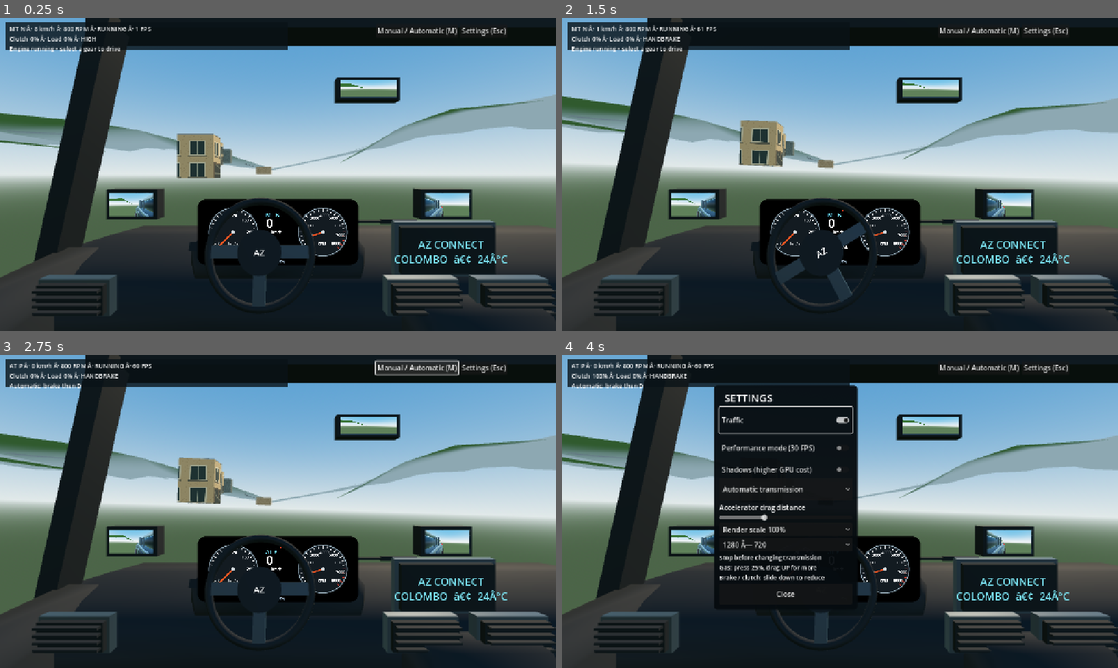
Above: before the commit, frames 1-4 (two rows, left to right).
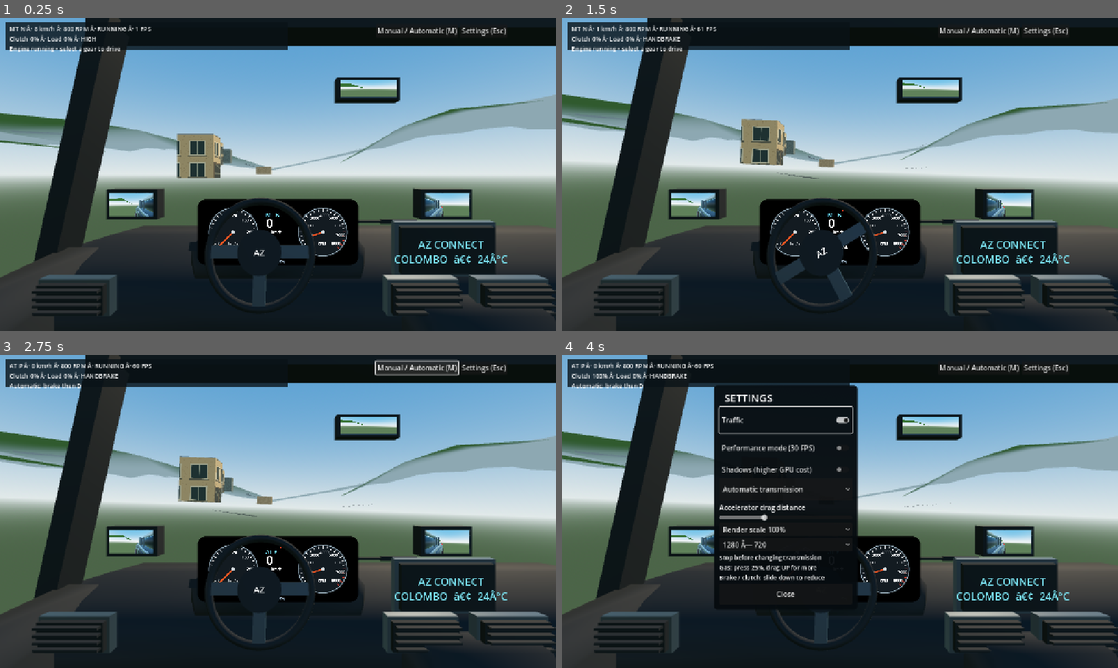
Above: after the commit, the same moments.

Repository: Mhd-Azeem/WebToApp
Game: Godot game, scene res://scenes/akurana.tscn
Two runs of this game, one before a commit and one after it. Both use one fixed random seed, a clock stepped at 60 frames per second and the inputs below.
Inputs (mouse positions are in pixels of both pictures, inside the frame that each line leads up to):
- Up to frame 1 (0.25 s): no input
- Up to frame 2 (1.5 s): tap Enter at 0.5 s; move the mouse to (962, 158) at 0.52 s; hold D 0.53-1.25 s; hold Shift 0.53-1.25 s; click (962, 158) at 0.67 s; tap Space at 0.77 s; drag from (728, 190) to (812, 237) at 1.27 s
- Up to frame 3 (2.75 s): click "Manual / Automatic (M)" at 2 s
- Up to frame 4 (4 s): click "Settings (Esc)" at 2.75 s; click "Traffic" at 3.5 s

The runs differ from the first frame. In frame 1, less than 0.1% of the frame differs, in the area x 45-66%, y 41-48%; in frame 2, 1.3%; in frame 3, 1.4%, in the area x 0-98%, y 20-60%; in frame 4, 0.6%.

Commit message:
Find road-aligned Akurana spawn and make road surfaces visible above terrain

Diff:
--- a/az-car-3d/scripts/akurana_world.gd
+++ b/az-car-3d/scripts/akurana_world.gd
@@ -6,6 +6,7 @@
 const GRID_SIZE = 25
 const HALF_SIZE = 640.0
 var heights: PackedByteArray = PackedByteArray()
+var mapped_roads: Array = []
 
 func _ready() -> void:
 	var raw := FileAccess.get_file_as_string(DATA)
@@ -18,9 +19,40 @@
 		push_error("Invalid Akurana height grid")
 		return
 	_generate_terrain()
-	_generate_roads(parsed.get("roads", []))
+	mapped_roads = parsed.get("roads", [])
+	_generate_roads(mapped_roads)
 	_generate_buildings(parsed.get("buildings", []))
 	G.label(self, "AKURANA - SRI LANKA", Vector3(-150, 37, 40), 24)
+
+
+func road_spawn_near(point: Vector2 = Vector2(-113.0, 25.0)) -> Dictionary:
+	# Project onto the nearest mapped road segment instead of spawning in a field.
+	var best_distance := INF
+	var best_point := Vector2.ZERO
+	var best_heading := 0.0
+	var best_width := 0.0
+	for feature in mapped_roads:
+		if not feature is Array or feature.size() < 2: continue
+		var width := float(feature[0])
+		var path: Array = feature[1]
+		for i in range(path.size() - 1):
+			var a := Vector2(float(path[i][0]),float(path[i][1]))
+			var b := Vector2(float(path[i + 1][0]),float(path[i + 1][1]))
+			var ab := b - a
+			if ab.length_squared() < 1.0: continue
+			var fraction := clampf((point - a).dot(ab) / ab.length_squared(), 0.0, 1.0)
+			var nearest := a + ab * fraction
+			var distance := nearest.distance_to(point)
+			if distance < best_distance:
+				best_distance = distance
+				best_point = nearest
+				best_heading = atan2(ab.x, ab.y)
+				best_width = width
+	if not is_finite(best_distance):
+		return {}
+	# A modest lift gives suspension time to settle onto the road collision.
+	return {"position": Vector3(best_point.x, height_at(best_point.x, best_point.y) + 1.65, best_point.y),
+		"yaw": best_heading, "distance": best_distance, "road_width": best_width}
 
 func height_at(x: float, z: float) -> float:
 	if heights.size() != GRID_SIZE * GRID_SIZE:
@@ -103,7 +135,7 @@
 			for s in range(parts):
 				var p := a.lerp(b, float(s) / float(parts))
 				var q := a.lerp(b, float(s + 1) / float(parts))
-				var al := Vector3(p.x + normal.x, height_at(p.x + normal.x, p.y + normal.y) + 0.22, p.y + normal.y)
+				var al := Vector3(p.x + normal.x, height_at(p.x + normal.x, p.y + normal.y) + 0.48, p.y + normal.y)
 				var ar := Vector3(p.x - normal.x, height_at(p.x - normal.x, p.y - normal.y) + 0.22, p.y - normal.y)
 				var bl := Vector3(q.x + normal.x, height_at(q.x + normal.x, q.y + normal.y) + 0.22, q.y + normal.y)
 				var br := Vector3(q.x - normal.x, height_at(q.x - normal.x, q.y - normal.y) + 0.22, q.y - normal.y)
@@ -111,9 +143,7 @@
 				_triangle(tool, bl, br, ar)
 				generated += 1
 	if generated > 0:
-		var road_mat := G.material("asphalt", Color(0.78, 0.78, 0.78))
-		road_mat.uv1_triplanar = true
-		road_mat.uv1_scale = Vector3(0.18, 0.18, 0.18)
+		var road_mat := G.material("", Color(0.19, 0.20, 0.22)) # Clearly distinguish paved roads from grass.
 		_finish(tool, road_mat, true)
 
 func _generate_buildings(buildings: Array) -> void:
